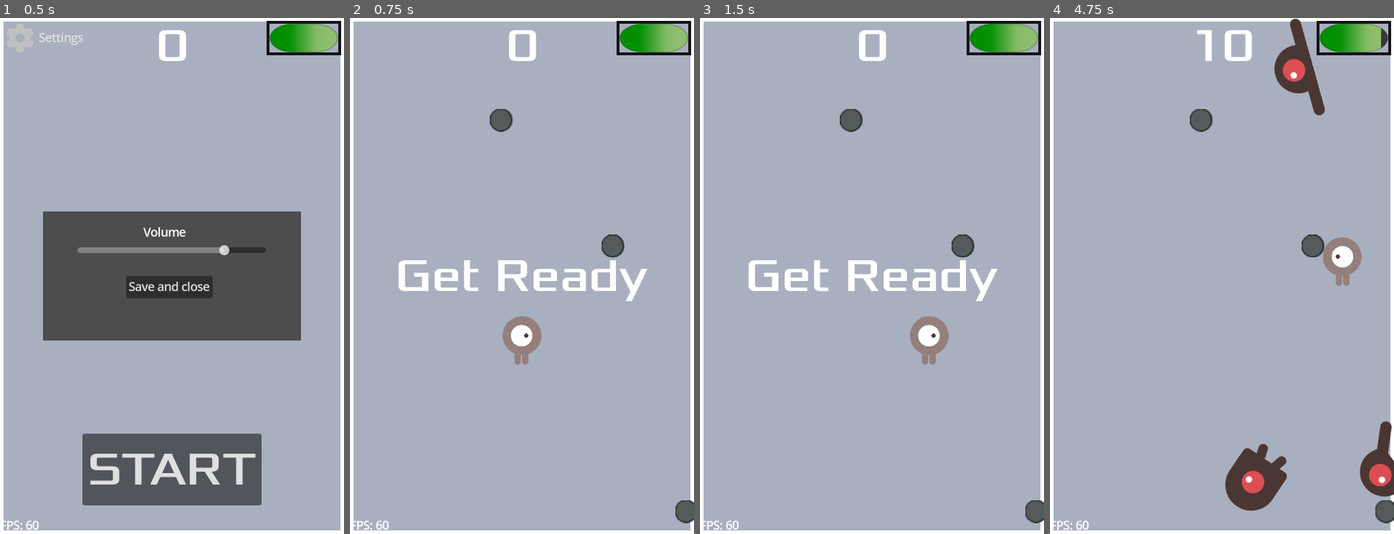
Above: before the commit, frames 1-4 (left to right).
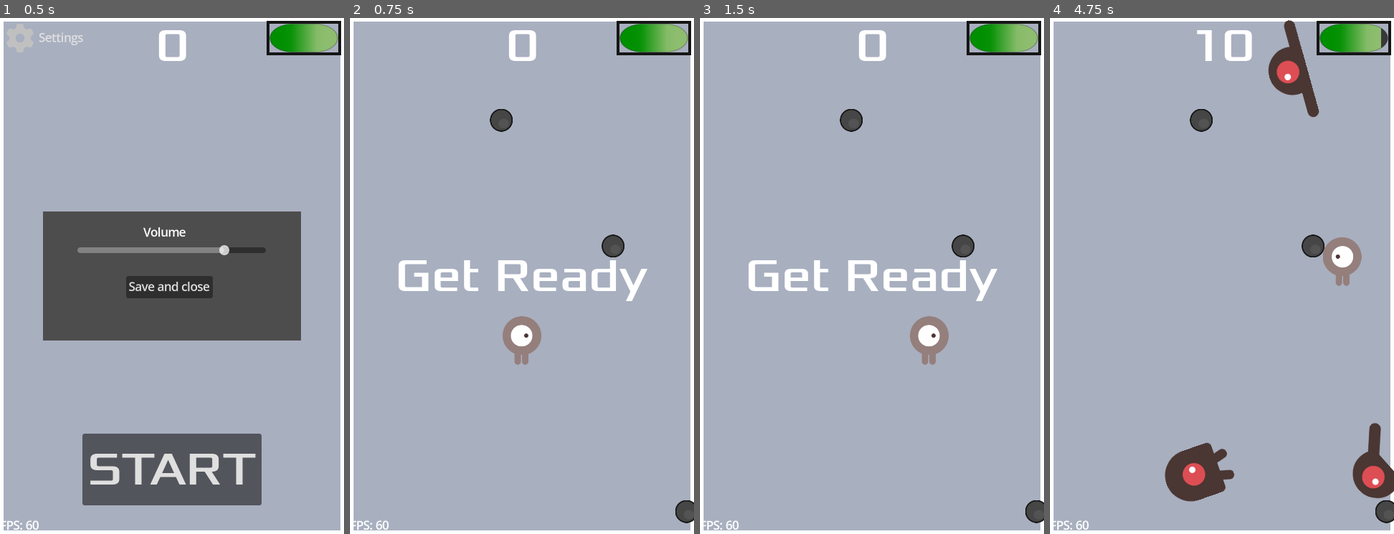
Above: after the commit, the same moments.

Repository: ArcanumDieM/DodgeTheCreepsTutorial
Game: Godot game, scene res://main.tscn
The game is run twice, just before and just after one commit, with the same random seed, the same clock (stepped at 60 frames per second) and the same inputs.
Inputs (mouse positions are in pixels of both pictures, inside the frame that each line leads up to):
- Up to frame 1 (0.5 s): no input
- Up to frame 2 (0.75 s): click "START" at 0.5 s
- Up to frame 3 (1.5 s): tap Enter at 1.25 s; move the mouse to (947, 250) at 1.27 s; hold Right (move_right) from 1.28 s (still down)
- Up to frame 4 (4.75 s): move the mouse to (1153, 301) at 2.02 s; release Right (move_right) at 2.03 s; hold Down (move_down) 2.03-2.78 s; move the mouse to (1256, 162) at 2.77 s; hold Right (move_right) 2.78-3.53 s; move the mouse to (1204, 379) at 3.52 s; hold Up (move_up) 3.53-4.28 s; move the mouse to (1325, 353) at 4.27 s; hold Left (move_left) from 4.28 s (still down)

Frame 1 is identical in both runs. In frame 2, 0.2% of the frame differs, in the area x 40-100%, y 17-98%; in frame 3, 0.2%; in frame 4, 5.1%, in the area x 33-100%, y 0-98%.

Commit message:
mob are now CharacterBody2D

Diff:
--- a/main.gd
+++ b/main.gd
@@ -71,7 +71,7 @@
 func _on_mob_timer_timeout() -> void:
 	#print(Time.get_ticks_msec())
 	# Create a new instance of the Mob scene.
-	var mob = mob_scene.instantiate()
+	var mob: MobScene = mob_scene.instantiate()
 
 	# Choose a random location on Path2D.
 	var mob_spawn_location = $MobPath/MobSpawnLocation
@@ -87,10 +87,16 @@
 
 	# Choose the velocity for the mob.
 	var velocity = Vector2(randf_range(150.0, 250.0), 0.0)
-	mob.linear_velocity = velocity.rotated(direction)
+	mob.velocity = velocity.rotated(direction)
+	mob.initial_velocity = mob.velocity
+	mob.initial_direction = direction
+	print("Spawnd mob {mob} with direction {dir} and velocity {vel}".format(
+		{"mob": mob, "dir": rad_to_deg(direction), "vel": mob.initial_velocity}
+	))
 
 	# Spawn the mob by adding it to the Main scene.
 	add_child(mob)
+	mob.spawned = true
 #endregion
 
 #region Obstacle spawning
--- a/mob.gd
+++ b/mob.gd
@@ -1,5 +1,11 @@
-extends RigidBody2D
+class_name MobScene
 
+extends CharacterBody2D
+
+
+var initial_velocity: Vector2
+var initial_direction: float
+var spawned = false
 
 # Called when the node enters the scene tree for the first time.
 func _ready() -> void:
@@ -11,3 +17,19 @@
 func _on_visible_on_screen_notifier_2d_screen_exited() -> void:
 	#queue_free()
 	pass
+
+
+func _physics_process(delta: float) -> void:
+	if spawned:
+		move_and_slide()
+
+
+func _on_body_entered(body: Node) -> void:
+	if body.is_in_group("obstacles"):
+		var direction = self.initial_direction + (PI / 4)
+		var velocity = self.initial_velocity.rotated(direction)
+		#print("Mob {mob} from {rot} to {dir} with velocity {vel}".format(
+			#{"mob": self, "rot": rad_to_deg(self.rotation), "dir": rad_to_deg(direction), "vel": self.linear_velocity}
+		#))
+		self.rotation = direction
+		self.linear_velocity = velocity
--- a/mob.tscn
+++ b/mob.tscn
@@ -48,9 +48,8 @@
 radius = 35.0
 height = 98.0
 
-[node name="Mob" type="RigidBody2D" groups=["mobs"]]
+[node name="Mob" type="CharacterBody2D" groups=["mobs"]]
 collision_layer = 12
-gravity_scale = 0.0
 script = ExtResource("1_1qmh0")
 metadata/_edit_group_ = true
 
--- a/obstacle.tscn
+++ b/obstacle.tscn
@@ -1,7 +1,7 @@
 [gd_scene load_steps=5 format=3 uid="uid://c6wuodwnxm101"]
 
 [ext_resource type="Shader" uid="uid://bfx0xuwpjxryc" path="res://obstacle.gdshader" id="1_sl1jc"]
-[ext_resource type="Texture2D" uid="uid://bgsqgkf34cotc" path="res://art/simple_circle.png" id="2_aubd6"]
+[ext_resource type="Texture2D" uid="uid://tejr266xssi4" path="res://art/simple_circle.svg" id="2_aubd6"]
 
 [sub_resource type="ShaderMaterial" id="ShaderMaterial_aubd6"]
 shader = ExtResource("1_sl1jc")
@@ -17,7 +17,9 @@
 [node name="Sprite2D" type="Sprite2D" parent="."]
 use_parent_material = true
 position = Vector2(-9.53674e-07, -9.53674e-07)
+scale = Vector2(0.5, 0.5)
 texture = ExtResource("2_aubd6")
 
 [node name="CollisionShape2D" type="CollisionShape2D" parent="."]
+visible = false
 shape = SubResource("CircleShape2D_vcivv")
